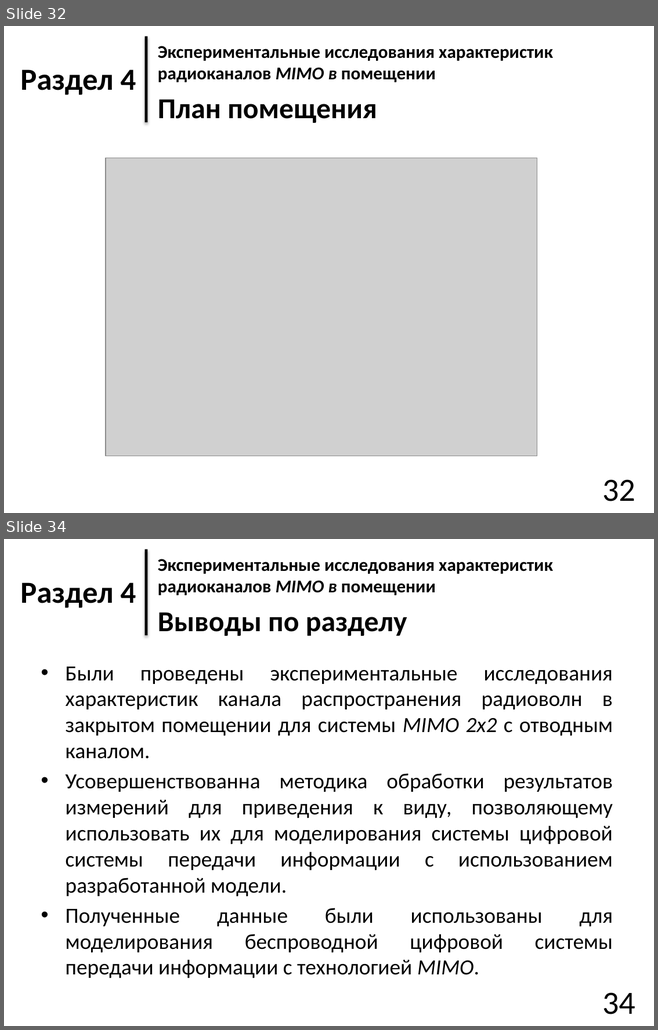
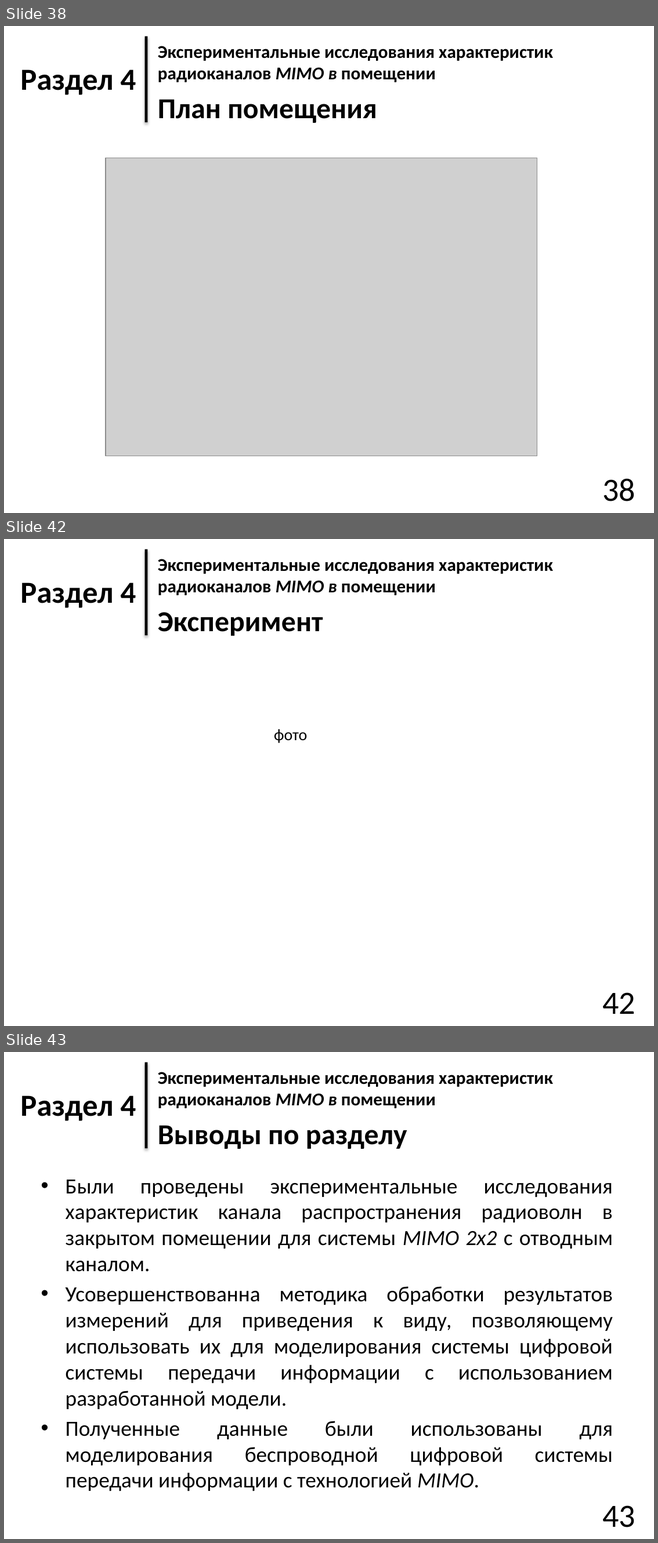
Before and after one commit to Teivaz/diss, a slide deck: Presentation/Презентация_8.pptx. Shown one above the other, each under a label of ours: slides 32 and 34 before the commit, slides 38, 42 and 43 after it; the slides between them are not shown. The pictures are 658x1030 and 658x1543 pixels, drawn with LibreOffice and Linux fonts; fonts in the diff are those of the drawing; grey boxes stand for pictures. Boxes give left, top, right and bottom in pixels: in the first picture for what was removed or moved away, otherwise in the second. Text is boxed around its words. In the diff, an @@ line names an element or a change of style, - is before the commit and + after.

```diff
--- a/Presentation/Презентация_8.pptx
+++ b/Presentation/Презентация_8.pptx
@@ slide 42 added at (x1=4, y1=539, x2=654, y2=1026), background #FFFFFF @@
@@ line added from (146, 549) to (146, 635), #000000 3 pt @@
@@ text added at (x1=158, y1=559, x2=553, y2=595), 20 pt, text #000000, bold @@
+Экспериментальные исследования характеристик радиоканалов MIMO в помещении
@@ text added at (x1=20, y1=583, x2=136, y2=608), 34 pt, text #000000, bold @@
+Раздел 4
@@ text added at (x1=158, y1=612, x2=323, y2=636), 32 pt, text #000000, bold @@
+Эксперимент
@@ text added at (x1=274, y1=729, x2=307, y2=743), 18 pt, text #000000 @@
+фото
@@ page number added at (x1=602, y1=993, x2=635, y2=1014), 36 pt, text #000000 @@
+42
@@ what was slide 32 is now slide 38 @@
@@ page number at (x1=602, y1=478, x2=635, y2=502): text changed @@
-32
+38
@@ what was slide 34 is now slide 43 @@
@@ page number at (x1=602, y1=1506, x2=635, y2=1528): text changed @@
-34
+43
```
Also in this commit, not shown: 6 slides changed, 8 other slides added, 17 other files.
